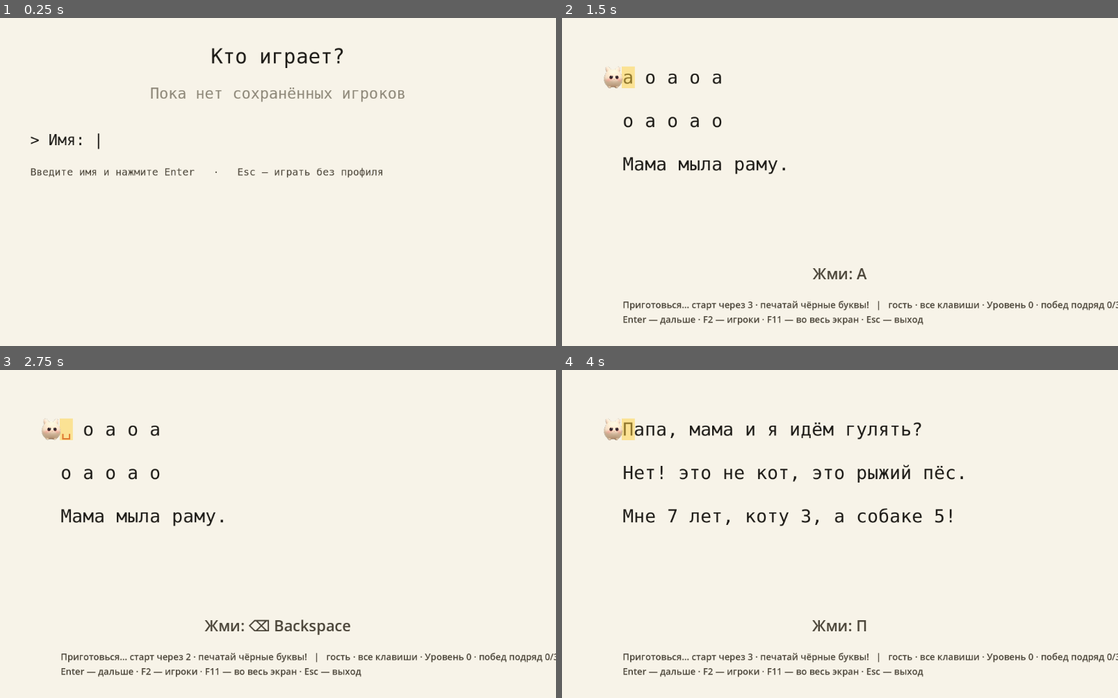
Above: before the commit, frames 1-4 (two rows, left to right).
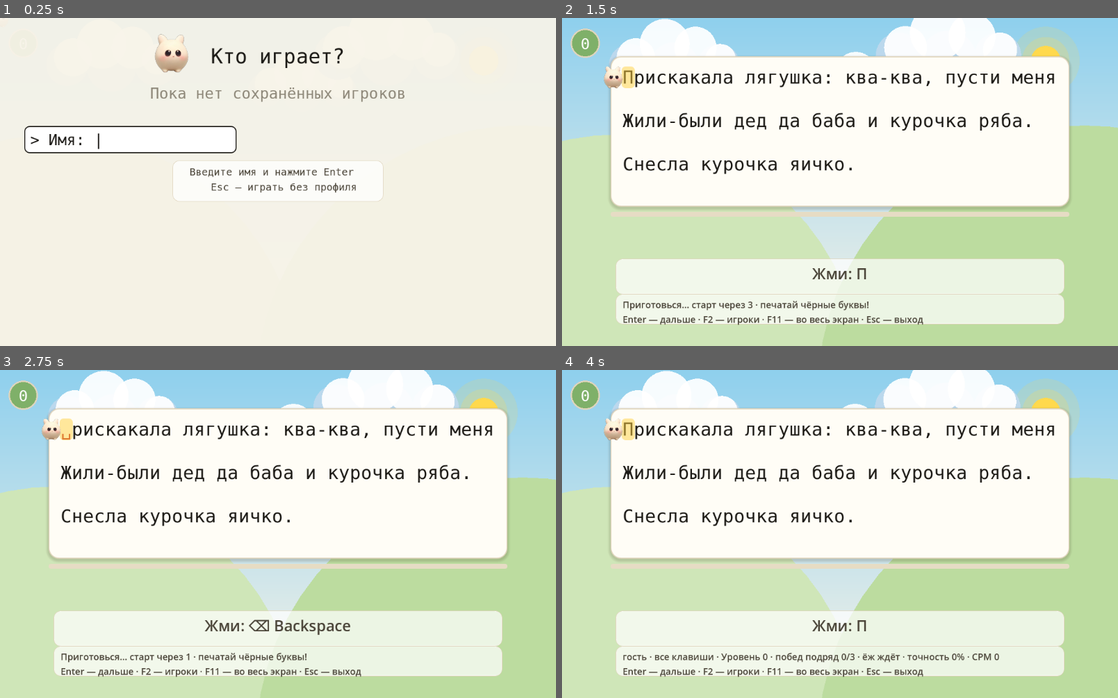
Above: after the commit, the same moments.

Repository: NikitaShubin/ModernBabyType
Game: Godot game, scene res://scenes/main.tscn
Same seed, same stepped clock (60 frames per second), same inputs: the game is played once before the commit and once after it.
Inputs:
- Up to frame 1 (0.25 s): no input
- Up to frame 2 (1.5 s): tap Enter at 0.5, 0.6 s; hold Up 0.53-1.28 s; tap Keypad Enter at 0.8, 1.35 s; hold Down from 1.28 s (still down)
- Up to frame 3 (2.75 s): tap Tab at 1.55, 2.1 s; tap Space at 2 s; release Down at 2.03 s; hold Up from 2.03 s (still down); tap Delete at 2.3 s
- Up to frame 4 (4 s): tap Enter at 2.75, 3.8 s; tap Delete at 2.85 s; tap Backspace at 3.05, 3.6 s; tap Space at 3.5 s; release Up at 3.53 s; hold A from 3.53 s (still down)

The runs differ from the first frame. In frame 1, 1.7% of the frame differs, in the area x 4-69%, y 4-56%; in frame 2, 47%; in frame 3, 46%; in frame 4, 47%, in the area x 0-100%, y 0-100%.

Commit message:
Облагораживание интерфейса и два багфикса меню и меток
Фон meadow.gd (небо, солнце, облака, холмы) общий для игры и меню.
Текст на карточке, табло и подсказка в пилюлях, бейдж уровня,
полоса прогресса, скруглённый курсор. Меню: зайчик у заголовка,
профили чипсами, подсказка в две строки, вуаль вместо глухой заливки.

Баги из игры автора:
- скрытое меню перехватывало клавиши раньше игры (F2 перезапускал
  гостя, Ф переключала «все клавиши»): страж visible + точечный
  set_input_as_handled, тест _part11_hidden_menu;
- верный набор поверх красной метки её не стирал: errors.erase
  в _type_char (старый тест закреплял баг — обновлён).

Все три теста брейк-тестированы саботажем.

Diff:
--- a/game/scripts/main.gd
+++ b/game/scripts/main.gd
@@ -147,6 +147,22 @@
 var skip_menu := false
 var menu: Node = null
 var menu_open := false
+## Оформление (только картинка, логику не трогает): скруглённые панели
+## под карточкой текста, табло и подсказкой. Стили создаются раз в
+## _ready, геометрию считает _layout_card().
+var card_sb: StyleBoxFlat
+var pill_sb: StyleBoxFlat
+var over_sb: StyleBoxFlat
+var cursor_sb: StyleBoxFlat
+var bar_track_sb: StyleBoxFlat
+var bar_fill_sb: StyleBoxFlat
+var card_p: Panel
+var hud_p: Panel
+var hint_p: Panel
+var over_p: Panel
+## Сколько букв в уровне всего: знаменатель полосы прогресса.
+## Считается в _new_level, числитель — passed.size().
+var level_total := 0
 
 
 func _ready() -> void:
@@ -183,6 +199,24 @@
 	hint_label.add_theme_color_override("font_color", UI_TEXT)
 	add_child(hint_label)
 
+	# Оформление — отдельными узлами позади текста (z_index = -15):
+	# сами буквы живут в text_labels (z_index = -10), а _draw() рисует
+	# поверх них (z_index = 0), так что панели из _draw() текст бы
+	# перекрыли. Геометрию панелей считает _layout_card().
+	card_sb = _panel_sb(Color("#fffdf6"), 20.0, Color("#e0d5bd"), 2.0, true)
+	pill_sb = _panel_sb(Color(1, 1, 1, 0.72), 14.0, Color("#e0d5bd"), 1.5, false)
+	over_sb = _panel_sb(Color("#fffdf6"), 22.0, Color("#e0d5bd"), 2.0, true)
+	cursor_sb = _panel_sb(Color(1.0, 0.82, 0.25, 0.5), 8.0)
+	bar_track_sb = _panel_sb(Color("#e6dcc4"), 5.0)
+	bar_fill_sb = _panel_sb(Color("#7fb069"), 5.0)
+	card_p = _panel_node(card_sb)
+	hud_p = _panel_node(pill_sb)
+	hint_p = _panel_node(pill_sb)
+	over_p = _panel_node(over_sb)
+	for p in [card_p, hud_p, hint_p, over_p]:
+		add_child(p)
+	add_child(Meadow.new())
+
 	get_tree().root.size_changed.connect(_relayout)
 
 	# Аргументы запуска решают режим на старте, до чтения профиля.
@@ -200,6 +234,34 @@
 		# Профилей ещё нет — сразу показываем меню выбора.
 		profile_name = S.GUEST
 		_open_menu()
+
+
+## Стиль скруглённой панели. Тень — только у больших карточек: у
+## мелких пилюль она даёт грязь вместо глубины. Радиусы в пикселях, не
+## в k: на большом окне чуть менее кругло, зато без пересоздания
+## стилей при каждом ресайзе.
+func _panel_sb(bg: Color, radius: float, border := Color(0, 0, 0, 0), bw := 0.0, shadow := false) -> StyleBoxFlat:
+	var sb := StyleBoxFlat.new()
+	sb.bg_color = bg
+	sb.set_corner_radius_all(int(radius))
+	if bw > 0.0:
+		sb.set_border_width_all(int(bw))
+		sb.border_color = border
+	if shadow:
+		sb.shadow_color = Color(0.25, 0.20, 0.12, 0.18)
+		sb.shadow_size = 6
+		sb.shadow_offset = Vector2(0, 3)
+	return sb
+
+
+## Панель-подложка: видна, только когда её покажет раскладка.
+func _panel_node(sb: StyleBoxFlat) -> Panel:
+	var p := Panel.new()
+	p.add_theme_stylebox_override("panel", sb)
+	p.z_index = -15
+	p.mouse_filter = Control.MOUSE_FILTER_IGNORE
+	p.visible = false
+	return p
 
 
 ## Все клавиши активны?
@@ -295,6 +357,10 @@
 	var ow := 980.0 * k
 	overlay_label.size = Vector2(ow, 150.0 * k)
 	overlay_label.add_theme_font_size_override("font_size", int(40.0 * k))
+	hud_label.size = Vector2(view_w - margin * 2.0, 70.0 * k)
+	_layout_card()
+	_layout_pills()
+	_layout_overlay_panel()
 	queue_redraw()
 
 
@@ -323,12 +389,46 @@
 			text_labels[i].visible = false
 
 
+## Карточка под текстом: собирает буквы в одно «поле для чтения», чтобы
+## они не выглядели разбросанными по полотну. Только картинка: позиции
+## букв, курсора и героев не трогает, геометрию берёт из тех же
+## переменных, что и текст.
+func _layout_card() -> void:
+	if display_lines.is_empty() or line_h <= 0.0:
+		card_p.visible = false
+		return
+	var pad := 24.0 * k
+	var r := Rect2(
+		margin - pad, text_y - 20.0 * k,
+		view_w - (margin - pad) * 2.0,
+		float(display_lines.size()) * line_h + 40.0 * k
+	)
+	card_p.position = r.position
+	card_p.size = r.size
+	card_p.visible = true
+
+
+## Пилюли под табло и подсказкой: тёмный текст читается и на небе.
+func _layout_pills() -> void:
+	hud_p.position = hud_label.position + Vector2(-14.0 * k, -8.0 * k)
+	hud_p.size = hud_label.size + Vector2(28.0 * k, 16.0 * k)
+	hint_p.position = hint_label.position + Vector2(-14.0 * k, -8.0 * k)
+	hint_p.size = hint_label.size + Vector2(28.0 * k, 16.0 * k)
+
+
 func _toggle_fullscreen() -> void:
 	var root := get_tree().root
 	if root.mode == Window.MODE_FULLSCREEN:
 		root.mode = Window.MODE_WINDOWED
 	else:
 		root.mode = Window.MODE_FULLSCREEN
+
+
+## Панель под модалкой победы/поражения: тот же картон, что и у текста.
+func _layout_overlay_panel() -> void:
+	over_p.position = overlay_label.position + Vector2(-24.0 * k, -16.0 * k)
+	over_p.size = overlay_label.size + Vector2(48.0 * k, 32.0 * k)
+	over_p.visible = overlay_label.visible
 
 
 func _key(l: int, p: int) -> String:
@@ -386,6 +486,7 @@
 	for line in display_lines:
 		line_base.append(acc)
 		acc += float(line.length())
+	level_total = int(acc)
 	if _all_keys():
 		# Взрослый режим: набирается всё, что видно, регистр важен.
 		exact_case = true
@@ -411,6 +512,7 @@
 	enemy_line = 0
 	state = "playing"
 	overlay_label.visible = false
+	over_p.visible = false
 	_skip_inactive()
 	hero_r = _hero_pos()
 	shake_t = 0.0
@@ -520,7 +622,14 @@
 	# Нажата именно та буква, что написана (хоть активная, хоть серая) —
 	# это не опечатка: клетка становится пройденной (серой), идём дальше.
 	if _eq(ch, expected):
-		passed[_key(cursor_line, cursor_pos)] = true
+		var kk := _key(cursor_line, cursor_pos)
+		# Верный набор стирает и старую красную метку: иначе опечатка,
+		# на которую заяц вернулся позже (откат, Backspace мимо соседней
+		# метки), висела бы вечно, хотя буква уже набрана. Именно так
+		# автор и застрял с «ложным пробелом»: текст набрался, а красное
+		# подчёркивание осталось.
+		errors.erase(kk)
+		passed[kk] = true
 		typed_ok += 1
 		chomp_t = CHOMP_T
 		_advance()
@@ -670,6 +779,7 @@
 		overlay_label.add_theme_color_override("font_color", DARK_RED)
 		overlay_label.text = "Ай, укололся!\nEnter — ещё раз (ёж стал медленнее)"
 	overlay_label.visible = true
+	over_p.visible = true
 	_refresh()
 
 
@@ -681,6 +791,7 @@
 		queue_redraw()
 		return
 	_layout_text_lines()
+	_layout_card()
 	if chomp_t > 0.0:
 		chomp_t -= dt
 	if bounce_t > 0.0:
@@ -886,8 +997,11 @@
 		_hedge_status(), int(acc * 100.0), _live_cpm()
 	]]
 	if grace_t > 0.0 and state == "playing":
-		lines[0] = "Приготовься… старт через %d · печатай чёрные буквы!   |   %s" % [
-			int(ceil(grace_t)), lines[0]
+		# На обратном отсчёте — только он: полная строка со статистикой
+		# в пилюлю не влезает, а цифры всё равно нулевые. Табло вернётся
+		# через три секунды.
+		lines[0] = "Приготовься… старт через %d · печатай чёрные буквы!" % [
+			int(ceil(grace_t))
 		]
 	lines.append("Enter — дальше · F2 — игроки · F11 — во весь экран · Esc — выход")
 	var txt := "\n".join(lines)
@@ -897,6 +1011,24 @@
 		]
 		txt = dbg + "\n" + txt
 	hud_label.text = txt
+	# Пилюли за текстом: табло видно всегда, подсказка — только пока
+	# есть что подсказывать. Высота табло зависит от отладочной строки,
+	# а ширина — от самой длинной строки: «Приготовься…» с обратным
+	# отсчётом шире обычных двух строк и вылезала за пилюлю.
+	var hud_lines := 2.0 + (1.0 if show_dbg else 0.0)
+	var need := hud_p.size.x
+	var fs := int(18.0 * k)
+	for ln in txt.split("\n"):
+		need = maxf(
+			need,
+			mono.get_string_size(ln, HORIZONTAL_ALIGNMENT_LEFT, -1.0, fs).x + 30.0 * k
+		)
+	hud_p.size = Vector2(
+		minf(need, view_w - margin * 2.0 + 28.0 * k),
+		(hud_lines * 23.0 + 14.0) * k
+	)
+	hud_p.visible = true
+	hint_p.visible = hint_label.text != ""
 
 
 ## Герои бегут ПО строке, вместе с буквами: герой съедает букву
@@ -996,6 +1128,8 @@
 	# ту же позицию зайца и ежа, на которой свернул.
 	if state == "won" or state == "lost":
 		draw_rect(Rect2(Vector2.ZERO, Vector2(view_w, view_h)), Color(1, 1, 1, 0.55))
+	_draw_level_badge()
+	_draw_progress()
 	_draw_cursor_marker()
 	_draw_enemy()
 	# Героя рисуем всегда: на проигрыше у него шок на лице (укололи),
@@ -1003,15 +1137,49 @@
 	_draw_hero()
 
 
+## Кружок с номером уровня в пустом левом верхнем углу: и красиво,
+## и уровень всегда перед глазами, а не только в табло.
+func _draw_level_badge() -> void:
+	var c := Vector2(46.0 * k, 50.0 * k)
+	var r := 26.0 * k
+	draw_circle(c, r + 3.0 * k, Color("#e0d5bd"))
+	draw_circle(c, r, Color("#7fb069"))
+	var t := str(difficulty)
+	var fs := int(30.0 * k)
+	var w := mono.get_string_size(t, HORIZONTAL_ALIGNMENT_LEFT, -1.0, fs)
+	draw_string(
+		mono, c + Vector2(-w.x * 0.5, w.y * 0.35), t,
+		HORIZONTAL_ALIGNMENT_LEFT, -1.0, fs, Color.WHITE
+	)
+
+
+## Полоса прогресса уровня под карточкой: съедено столько-то из стольких.
+## Числитель — пройденные клетки, знаменатель — все буквы уровня.
+func _draw_progress() -> void:
+	if level_total <= 0 or not card_p.visible:
+		return
+	var frac := clampf(float(passed.size()) / float(level_total), 0.0, 1.0)
+	var r := Rect2(
+		card_p.position + Vector2(0, card_p.size.y + 10.0 * k),
+		Vector2(card_p.size.x, 10.0 * k)
+	)
+	draw_style_box(bar_track_sb, r)
+	if frac > 0.0:
+		draw_style_box(
+			bar_fill_sb,
+			Rect2(r.position, Vector2(maxf(r.size.x * frac, 10.0 * k), r.size.y))
+		)
+
+
 ## Маркер текущей буквы: курсор всегда видно, даже после отката через строки.
 func _draw_cursor_marker() -> void:
 	if state != "playing" or cursor_line >= display_lines.size():
 		return
 	var gx := margin + float(cursor_pos) * char_w
 	var gy := _line_y(cursor_line)
-	draw_rect(
-		Rect2(gx - 2.0 * k, gy, char_w + 4.0 * k, mono.get_height(font_size)),
-		Color(1.0, 0.82, 0.25, 0.5)
+	draw_style_box(
+		cursor_sb,
+		Rect2(gx - 2.0 * k, gy, char_w + 4.0 * k, mono.get_height(font_size))
 	)
 
 
--- /dev/null
+++ b/game/scripts/meadow.gd
@@ -0,0 +1,85 @@
+class_name Meadow
+extends Node2D
+## Общий фон игры и меню игроков: небо градиентом, солнце, облака,
+## далёкие холмы. Только картинка, никакой логики и никакой геометрии
+## погони: тесты её не трогают, потому что фон не знает ни про зайца,
+## ни про ежа, ни про буквы.
+##
+## Живёт отдельным узлом с z_index = -20, позади всего: текст и герои
+## рисуются поверх. Свои часы (time) — облака медленно плывут, пока
+## игрок думает над буквой.
+
+var _time := 0.0
+var _sky: GradientTexture2D
+
+
+func _ready() -> void:
+	z_index = -20
+	var grad := Gradient.new()
+	grad.set_color(0, Color("#8fd0ee"))
+	grad.set_color(1, Color("#f7f3e8"))
+	_sky = GradientTexture2D.new()
+	_sky.gradient = grad
+	_sky.width = 4
+	_sky.height = 256
+	_sky.fill_from = Vector2(0.5, 0.0)
+	_sky.fill_to = Vector2(0.5, 1.0)
+
+
+func _process(dt: float) -> void:
+	_time += dt
+	queue_redraw()
+
+
+func _draw() -> void:
+	var s := get_viewport_rect().size
+	if s.x <= 0.0 or s.y <= 0.0:
+		return
+	draw_texture_rect(_sky, Rect2(Vector2.ZERO, s), false)
+	_draw_hills(s)
+	_draw_sun(s)
+	_draw_clouds(s)
+
+
+## Далёкие холмы: видны по краям карточки с текстом, середину она
+## закрывает. Большие круги, обрезанные краем экрана, — дёшево и ровно.
+func _draw_hills(s: Vector2) -> void:
+	draw_circle(Vector2(s.x * 0.10, s.y * 1.10), s.x * 0.44, Color("#cfe6b8"))
+	draw_circle(Vector2(s.x * 0.94, s.y * 1.14), s.x * 0.48, Color("#bcdc9f"))
+
+
+func _draw_sun(s: Vector2) -> void:
+	var c := Vector2(s.x * 0.87, s.y * 0.13)
+	var r := minf(s.x, s.y) * 0.045
+	draw_circle(c, r * 2.3, Color(1.0, 0.85, 0.30, 0.16))
+	draw_circle(c, r * 1.6, Color(1.0, 0.85, 0.30, 0.22))
+	draw_circle(c, r, Color("#ffd94d"))
+
+
+func _draw_clouds(s: Vector2) -> void:
+	var sc := clampf(minf(s.x / 1100.0, s.y / 650.0), 0.5, 2.5)
+	var bases := [
+		Vector4(0.20, 0.12, 0.05, 0.0),
+		Vector4(0.52, 0.20, 0.035, 2.1),
+		Vector4(0.72, 0.09, 0.06, 4.2),
+	]
+	for b in bases:
+		var p := Vector2(
+			s.x * b.x + sin(_time * b.z + b.w) * 30.0 * sc,
+			s.y * b.y
+		)
+		_cloud(p, b.z * 22.0 * sc + 0.8 * sc)
+
+
+## Облако — приплюснутый ком из кругов: снизу серо-голубая тень,
+## сверху белые купола. Без тени облако выглядит наклейкой.
+func _cloud(p: Vector2, sc: float) -> void:
+	var shadow := Color(0.75, 0.85, 0.93, 0.9)
+	var white := Color(1, 1, 1, 0.92)
+	draw_circle(p + Vector2(-46, 8) * sc, 22.0 * sc, shadow)
+	draw_circle(p + Vector2(0, 10) * sc, 26.0 * sc, shadow)
+	draw_circle(p + Vector2(46, 8) * sc, 22.0 * sc, shadow)
+	draw_circle(p + Vector2(-40, 0) * sc, 20.0 * sc, white)
+	draw_circle(p + Vector2(-10, -14) * sc, 26.0 * sc, white)
+	draw_circle(p + Vector2(22, -10) * sc, 22.0 * sc, white)
+	draw_circle(p + Vector2(48, 2) * sc, 16.0 * sc, white)
--- a/game/scripts/menu.gd
+++ b/game/scripts/menu.gd
@@ -29,8 +29,8 @@
 const INK := Color("#1c1a16")
 const UI_TEXT := Color("#4a4438")
 const DIM := Color("#8d8778")
-const SEL_BG := Color("#f0d98a")
 const ALL_KEYS_BADGE := "⌨ все клавиши"
+const HERO_TEX: Texture2D = preload("res://assets/hero.png")
 
 var users: Array[String] = []
 var sel := 0
@@ -42,6 +42,13 @@
 var view_h := BASE_H
 var k := 1.0
 var mono: SystemFont
+## Оформление (только картинка): скруглённые чипсы под строками,
+## рамка поля ввода и пилюля подсказки. Строки и тексты не меняются —
+## их проверяют тесты, поэтому здесь лишь рамки вокруг тех же слов.
+var row_sb: StyleBoxFlat
+var row_idle_sb: StyleBoxFlat
+var box_sb: StyleBoxFlat
+var hint_sb: StyleBoxFlat
 
 
 func _ready() -> void:
@@ -49,6 +56,11 @@
 	mono.font_names = PackedStringArray(
 		["DejaVu Sans Mono", "Consolas", "Courier New", "monospace"]
 	)
+	row_sb = _panel_sb(Color("#f0d98a"), 12.0)
+	row_idle_sb = _panel_sb(Color(1, 1, 1, 0.45), 12.0)
+	box_sb = _panel_sb(Color("#ffffff"), 10.0, INK, 2.0, false)
+	hint_sb = _panel_sb(Color(1, 1, 1, 0.72), 14.0, Color("#e0d5bd"), 1.5, false)
+	add_child(Meadow.new())
 	get_tree().root.size_changed.connect(_relayout)
 	_relayout()
 	_reload()
@@ -83,38 +95,53 @@
 	var ke := event as InputEventKey
 	if ke == null or not ke.pressed or ke.echo:
 		return
+	# Скрытое меню клавиш не видит: иначе оно перехватывает ввод раньше
+	# игры (оно добавлено позже и получает _unhandled_key_input первым).
+	# Без этого F2 во время игры не открывал меню, а молча перезапускал
+	# гостя, буква Ф на русской раскладке (тот же keycode, что и A)
+	# переключала «все клавиши», а Tab уводил буквы в невидимое поле.
+	if not visible:
+		return
 	# F2 — вернуться в игру тем же игроком, кого открыли меню.
 	if ke.keycode == KEY_F2:
 		chosen.emit(resume_user)
-		get_viewport().set_input_as_handled()
+		_eaten()
 		return
 	if ke.keycode == KEY_UP:
 		_nav(-1)
+		_eaten()
 		return
 	if ke.keycode == KEY_DOWN:
 		_nav(1)
+		_eaten()
 		return
 	if ke.keycode == KEY_ENTER or ke.keycode == KEY_KP_ENTER:
 		_enter()
+		_eaten()
 		return
 	if ke.keycode == KEY_TAB:
 		_toggle_input()
+		_eaten()
 		return
 	if ke.keycode == KEY_DELETE:
 		_delete()
+		_eaten()
 		return
 	if ke.keycode == KEY_ESCAPE:
 		_guest()
+		_eaten()
 		return
 	if ke.keycode == KEY_BACKSPACE:
 		if not input_active:
 			return
 		input_text = input_text.left(maxi(0, input_text.length() - 1))
 		queue_redraw()
+		_eaten()
 		return
 	# Взрослый режим — только когда поле ввода неактивно, иначе это буква.
 	if not input_active and _letter(ke) == "a":
 		_toggle_all_keys()
+		_eaten()
 		return
 	if not input_active or ke.unicode == 0:
 		return
@@ -125,6 +152,14 @@
 		return
 	input_text += ch
 	queue_redraw()
+	_eaten()
+
+
+## Клавиша обслужена меню: игре её не отдавать, иначе Backspace
+## в поле имени заодно откатывал бы зайца, а A-переключатель —
+## печатался. Остальное (F3, F11) меню не трогает — их разбирает игра.
+func _eaten() -> void:
+	get_viewport().set_input_as_handled()
 
 
 ## Буква по коду клавиши: «A» без физической раскладки (в латинице на
@@ -148,6 +183,21 @@
 	if not input_active:
 		input_text = ""
 	queue_redraw()
+
+
+## Стиль скруглённой панели (тот же приём, что в main.gd).
+func _panel_sb(bg: Color, radius: float, border := Color(0, 0, 0, 0), bw := 0.0, shadow := false) -> StyleBoxFlat:
+	var sb := StyleBoxFlat.new()
+	sb.bg_color = bg
+	sb.set_corner_radius_all(int(radius))
+	if bw > 0.0:
+		sb.set_border_width_all(int(bw))
+		sb.border_color = border
+	if shadow:
+		sb.shadow_color = Color(0.25, 0.20, 0.12, 0.18)
+		sb.shadow_size = 6
+		sb.shadow_offset = Vector2(0, 3)
+	return sb
 
 
 func _enter() -> void:
@@ -203,8 +253,10 @@
 
 
 func _text_size(txt: String, size_px: int) -> Vector2:
+	# Тот же кегль, что в _text: иначе рамки вокруг строк (чипсы,
+	# пилюля подсказки) меряются в одном масштабе, а рисуются в другом.
 	return mono.get_string_size(
-		txt, HORIZONTAL_ALIGNMENT_LEFT, -1.0, size_px
+		txt, HORIZONTAL_ALIGNMENT_LEFT, -1.0, int(float(size_px) * k)
 	)
 
 
@@ -216,12 +268,20 @@
 
 
 func _draw() -> void:
-	draw_rect(Rect2(Vector2.ZERO, Vector2(view_w, view_h)), PAPER)
+	# Вуаль вместо глухой заливки: игра позади чуть видна, и понятно,
+	# что меню — пауза, а не другой экран. Строки и тексты те же, что
+	# были, вокруг них лишь карточки.
+	var veil := PAPER
+	veil.a = 0.94
+	draw_rect(Rect2(Vector2.ZERO, Vector2(view_w, view_h)), veil)
 	var cx := view_w * 0.5
 	var top := 90.0 * k
+	var title := "Кто играет?"
+	var title_w := _text_size(title, FONT_TITLE).x
+	_draw_bunny(Vector2(cx - title_w * 0.5 - 78.0 * k, top - 20.0 * k))
 	_text(
-		"Кто играет?",
-		Vector2(cx - _text_size("Кто играет?", FONT_TITLE).x * 0.5, top),
+		title,
+		Vector2(cx - title_w * 0.5, top),
 		FONT_TITLE,
 		INK
 	)
@@ -233,28 +293,62 @@
 			FONT_ROW,
 			DIM
 		)
+	# Каждая строка — отдельным «чипсом» по ширине текста: выбранный
+	# жёлтый, остальные белые. Сплошная плита на всю ширину сливалась
+	# с выделением в один жёлтый slab.
 	for i in users.size():
 		var row_y := y + float(i) * ROW_H * k
-		if i == sel:
-			var cap := _row_caption(users[i])
-			var w := maxf(view_w - 80.0 * k, _text_size(cap, FONT_ROW).x)
-			draw_rect(
-				Rect2(40.0 * k, row_y - 34.0 * k, w, ROW_H * k), SEL_BG
-			)
-		_text(_row_caption(users[i]), Vector2(60.0 * k, row_y), FONT_ROW, INK)
+		var cap := _row_caption(users[i])
+		var chip := Rect2(
+			44.0 * k, row_y - 36.0 * k,
+			_text_size(cap, FONT_ROW).x + 32.0 * k, ROW_H * k - 10.0 * k
+		)
+		draw_style_box(row_sb if i == sel else row_idle_sb, chip)
+		_text(cap, Vector2(60.0 * k, row_y), FONT_ROW, INK)
 	y += float(maxi(users.size(), 1)) * ROW_H * k + 30.0 * k
 	# Поле ввода нового имени.
 	var field := "Имя: " + input_text + ("|" if input_active else "")
+	var field_txt := ("> " if input_active else "  ") + field
+	if input_active:
+		var fw := _text_size(field_txt, FONT_ROW).x
+		draw_style_box(
+			box_sb,
+			Rect2(48.0 * k, y - 38.0 * k, maxf(fw + 48.0 * k, 420.0 * k), 54.0 * k)
+		)
 	_text(
-		("> " if input_active else "  ") + field,
+		field_txt,
 		Vector2(60.0 * k, y),
 		FONT_ROW,
 		INK if input_active else DIM
 	)
 	y += 60.0 * k
-	_text(
-		_hint(), Vector2(60.0 * k, minf(y, view_h - 60.0 * k)), FONT_SMALL, UI_TEXT
-	)
+	# Подсказка — в пилюле по центру низа, в две строки: в одну она
+	# не влезает в окно. Делим только для показа, сама строка та же.
+	var lines := _hint_lines()
+	var hy := minf(y, view_h - 60.0 * k - 30.0 * k * float(lines.size() - 1))
+	var widest := 0.0
+	for ln in lines:
+		widest = maxf(widest, _text_size(ln, FONT_SMALL).x)
+	# Замер шрифта чуть уже отрисовки: запас, чтобы текст не торчал.
+	widest += 20.0 * k
+	draw_style_box(
+		hint_sb,
+		Rect2(
+			cx - widest * 0.5 - 24.0 * k, hy - 30.0 * k,
+			widest + 48.0 * k, 30.0 * k * float(lines.size()) + 22.0 * k
+		)
+	)
+	for li in lines.size():
+		var lw := _text_size(lines[li], FONT_SMALL).x
+		_text(lines[li], Vector2(cx - lw * 0.5, hy + 30.0 * k * float(li)), FONT_SMALL, UI_TEXT)
+
+
+## Зайчик рядом с заголовком: тот же спрайт, что в игре.
+func _draw_bunny(c: Vector2) -> void:
+	var s := 76.0 * k / HERO_TEX.get_height()
+	draw_set_transform(c, 0.0, Vector2(s, s))
+	draw_texture(HERO_TEX, -HERO_TEX.get_size() * 0.5)
+	draw_set_transform(Vector2.ZERO, 0.0, Vector2.ONE)
 
 
 func _hint() -> String:
@@ -272,3 +366,26 @@
 		+ "   ·   A — все клавиши" + tail
 		+ "   ·   Delete — удалить   ·   Esc — без профиля"
 	)
+
+
+## Подсказка для показа: та же строка, но разложенная в две строчки —
+## в одну она не влезает в окно. Делим жадно пополам по «·», саму
+## строку не трогаем (её проверяют тесты).
+func _hint_lines() -> Array[String]:
+	var hint := _hint()
+	var parts := hint.split(" · ")
+	if parts.size() <= 1:
+		return [hint]
+	var lines: Array[String] = []
+	var cur := ""
+	var budget := float(hint.length()) / 2.0
+	for p in parts:
+		var add := p if cur == "" else " · " + p
+		if cur != "" and lines.is_empty() and float((cur + add).length()) > budget:
+			lines.append(cur)
+			cur = p
+		else:
+			cur += add
+	if cur != "":
+		lines.append(cur)
+	return lines
--- a/game/tests/logic_test.gd
+++ b/game/tests/logic_test.gd
@@ -461,7 +461,10 @@
 	_main._type_char(_main._current())
 	_check(_main.cursor_pos == 1, "the restored first letter can be typed again")
 
-	# --- Откат на клетку с остатками опечатки: клетка становится целой. -
+	# --- Откат на клетку с остатками опечатки: верный набор стирает метку.
+	# Баг автора: ложный пробел пережил Backspace мимо и остался красным,
+	# хотя буква потом набралась верно. Метка — про «здесь ошиблись»,
+	# а не клеймо навсегда: верная буква её закрывает.
 	_main._new_level()
 	_main.cursor_line = 1
 	_main.cursor_pos = _safe_pos(1, 10)
@@ -475,8 +478,8 @@
 	_main._type_char(_main._current())  # и прошли её: курсор на pm+1
 	_check(_main.cursor_pos == pm + 1, "the typo was fixed and passed")
 	_check(
-		_main.errors.has(_cell_key(1, pm)) and _main.passed.has(_cell_key(1, pm)),
-		"the red mark outlives the fix and stays on the passed cell"
+		not _main.errors.has(_cell_key(1, pm)) and _main.passed.has(_cell_key(1, pm)),
+		"correct typing erases the stale mark: the cell is passed and clean"
 	)
 	_main._backspace()
 	_check(_main.cursor_pos == pm, "retreat lands on the marked cell")
--- a/game/tests/profiles_test.gd
+++ b/game/tests/profiles_test.gd
@@ -49,6 +49,7 @@
 	_part8_all_keys_key()
 	_part9_main_game()
 	_part10_first_run()
+	_part11_hidden_menu()
 	_report()
 	return true
 
@@ -310,6 +311,11 @@
 	# F2 в меню не должен забывать последнего игрока в файле.
 	_check(S.get_last_user() == S.GUEST, "F2 from the menu keeps last user as guest")
 	# Enter в списке входит на выбранного профиля, а не на первого.
+	# Меню после F2-возврата закрыто, а скрытое меню клавиш не видит
+	# (проверка видимости в _unhandled_key_input) — открываем заново,
+	# как это делает игрок.
+	_main.call("_unhandled_key_input", _key(KEY_F2))
+	_check(_main.menu_open, "F2 reopens the menu for the enter test")
 	menu.call("_reload")
 	menu.input_active = false
 	menu.sel = 1
@@ -321,8 +327,9 @@
 		"the game switches to the selected profile"
 	)
 	_check(not _main.menu_open, "enter closes the menu")
-	# Больше MAX_NAME_LENGTH символов в имя не влезает.
-	menu.call("_unhandled_key_input", _key(KEY_F2))
+	# Больше MAX_NAME_LENGTH символов в имя не влезает. Меню Enter
+	# закрыл, открываем заново: скрытое меню набор не видит.
+	_main.call("_unhandled_key_input", _key(KEY_F2))
 	menu.call("_reload")
 	menu.call("_toggle_input")
 	for ch in "абвгдеёжзийклмнопрст":
@@ -439,6 +446,38 @@
 	_check(_picked == S.GUEST, "enter on an empty field and list is guest")
 
 
+## Скрытое меню глухое: пока идёт игра, клавиши разбирает она, а не
+## меню (оно добавлено позже и получает _unhandled_key_input первым).
+## Без проверки видимости F2 во время игры молча перезапускал гостя,
+## а буква Ф (тот же keycode, что и A) переключала «все клавиши».
+func _part11_hidden_menu() -> void:
+	S.create_user("Жора")
+	_menu.call("_reload")
+	_menu.sel = 0
+	# Как после возврата в игру по F2: меню скрыто, но поле ввода
+	# осталось включённым, а resume_user — от прошлого открытия.
+	_menu.input_active = true
+	_menu.resume_user = "Жора"
+	_menu.visible = false
+	_picked = ""
+	_menu.call("_unhandled_key_input", _key(KEY_F2))
+	_check(_picked == "", "hidden menu ignores F2")
+	_menu.call("_unhandled_key_input", _key_event("Ф"))
+	_check(String(_menu.input_text) == "", "hidden menu ignores typing")
+	_menu.input_active = false
+	_menu.call("_unhandled_key_input", _typed_key(KEY_A, "a"))
+	_check(
+		not S.get_all_keys("Жора"), "hidden menu does not toggle all_keys"
+	)
+	_menu.visible = true
+	# resume_user ставит игра при открытии меню (_open_menu): проверяем
+	# ту же связку — F2 возвращает того, с кем меню открыли.
+	_menu.resume_user = "Жора"
+	_menu.call("_unhandled_key_input", _key(KEY_F2))
+	_check(_picked == "Жора", "visible menu answers F2 with resume_user")
+	S.delete_user("Жора")
+
+
 ## Сколько разных букв на экране во взрослом режиме: все знаки
 ## уровня, включая пробел.
 func _letters_on_screen() -> int:
Not shown, changed: AGENTS.md
